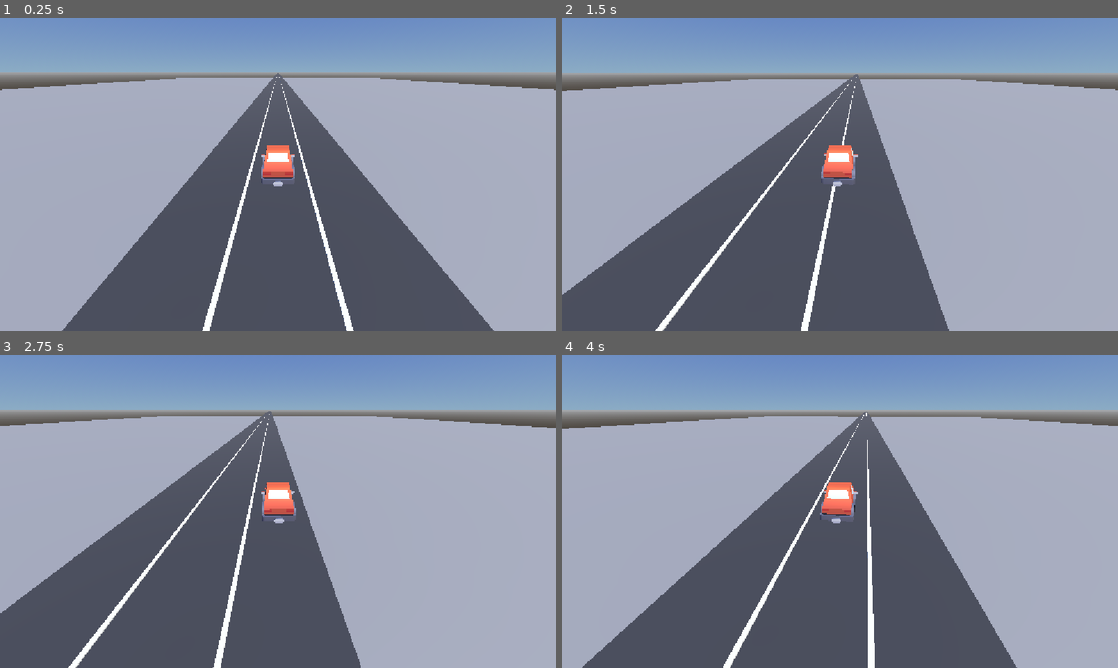
Above: before the commit, frames 1-4 (two rows, left to right).
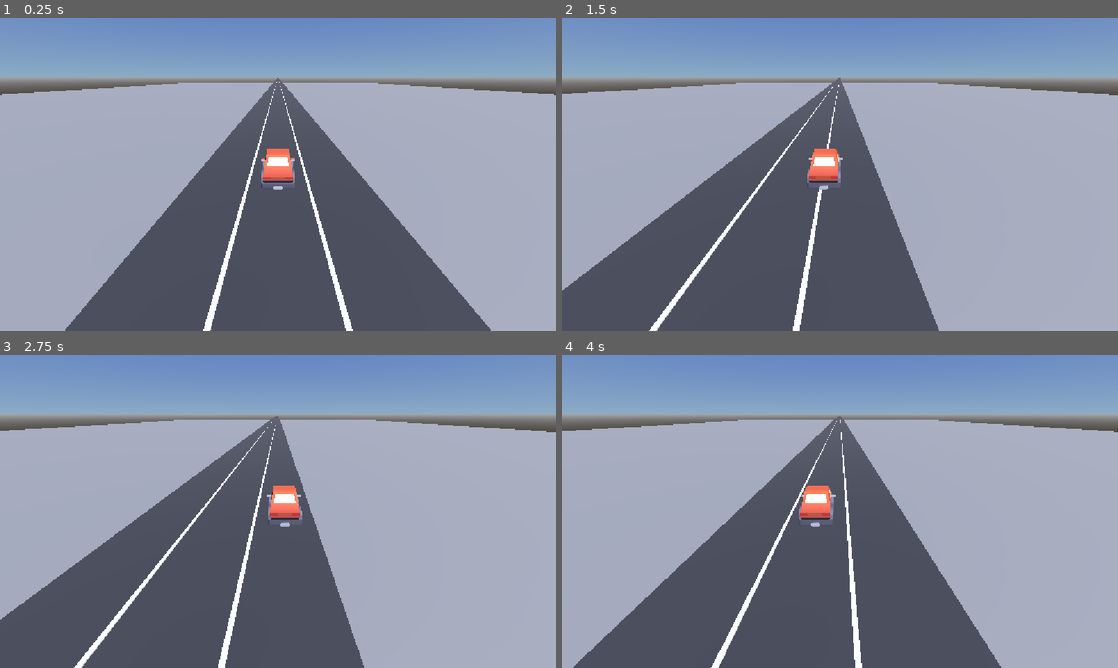
Above: after the commit, the same moments.

Repository: tiago-xavier-braga/LearnGodotEngine
Game: Godot game, scene res://scenes/levels/lvl_game.tscn
Same seed, same stepped clock (60 frames per second), same inputs: the game is played once before the commit and once after it.
Inputs:
- Up to frame 1 (0.25 s): no input
- Up to frame 2 (1.5 s): hold D (move_right) 0.53-1.28 s; hold A (move_left) from 1.28 s (still down)
- Up to frame 3 (2.75 s): release A (move_left) at 2.03 s; hold D (move_right) from 2.03 s (still down)
- Up to frame 4 (4 s): release D (move_right) at 3.53 s; hold A (move_left) from 3.53 s (still down)

The runs differ from the first frame. In frame 1, 6.4% of the frame differs, in the area x 0-100%, y 17-100%; in frame 2, 10%; in frame 3, 8.6%; in frame 4, 12%.

Commit message:
refactor: removed look_at from follow camera

Diff:
--- a/scripts/components/camera_follow.gd
+++ b/scripts/components/camera_follow.gd
@@ -18,5 +18,3 @@
 		lerpf(global_position.y, goal.y, weight),
 		goal.z
 	)
-
-	look_at(target.global_position, Vector3.UP)
